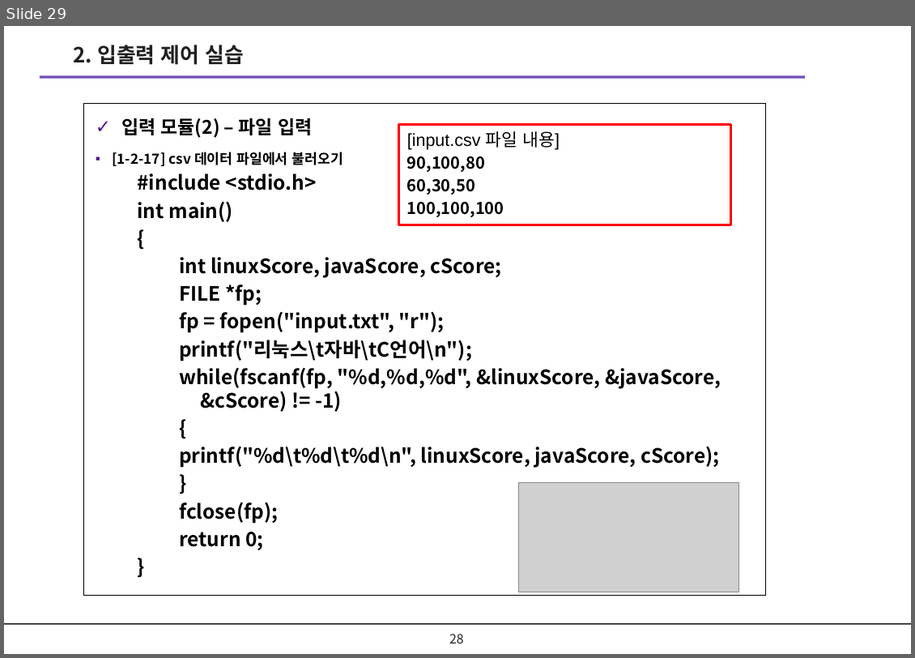
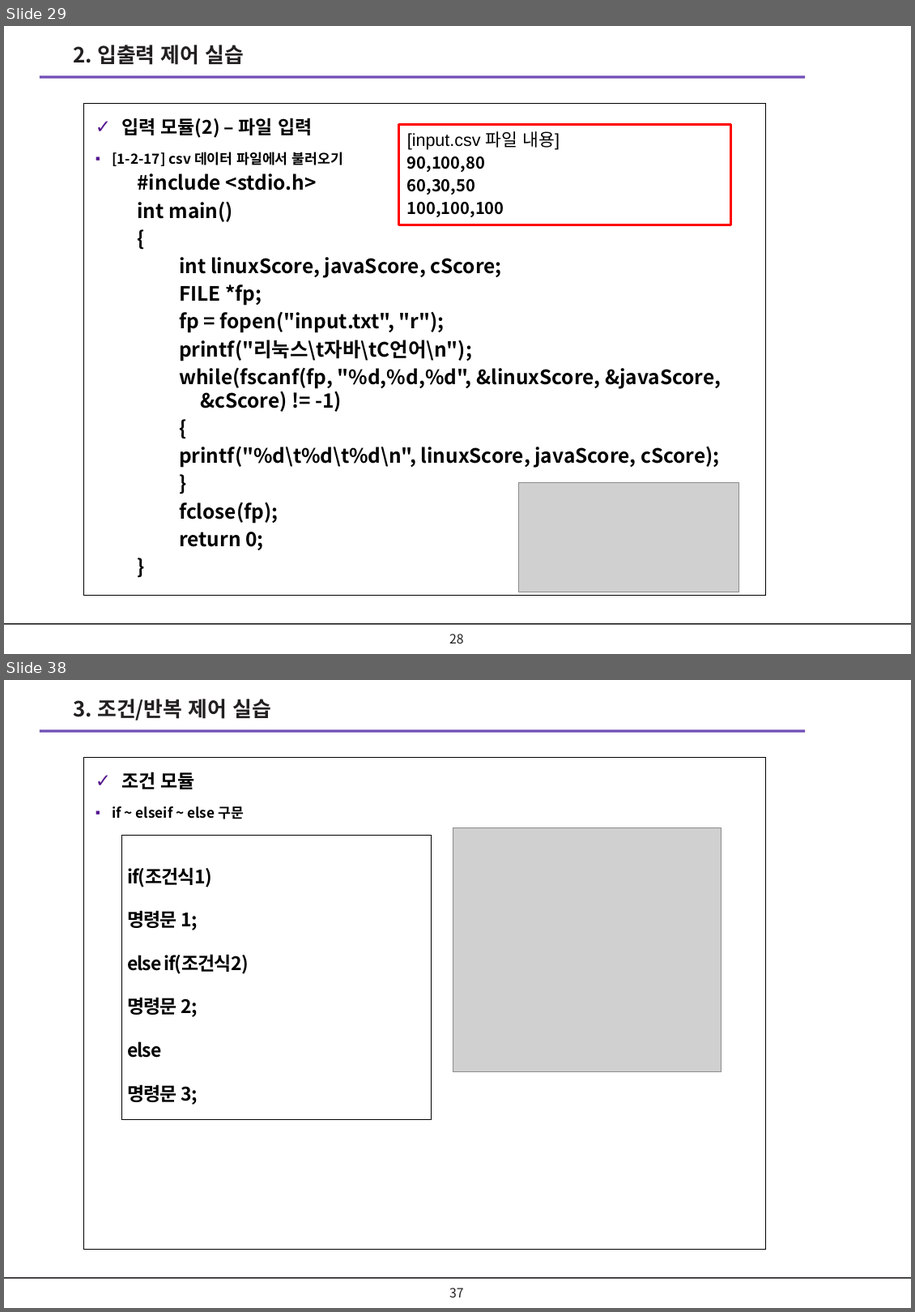
Before and after one commit to kimyudoo/KOPO_PBL_CODING, a slide deck: ppt/문제해결을위한_소프트웨어코딩_PBL_1_기본.pptx. Shown one above the other, each under a label of ours: slide 29 before the commit, slides 29 and 38 after it; the slides between them are not shown. The pictures are 915x658 and 915x1312 pixels, drawn with LibreOffice and Linux fonts; fonts in the diff are those of the drawing; grey boxes stand for pictures; background and template pictures are left out. Boxes give left, top, right and bottom in pixels: in the first picture for what was removed or moved away, otherwise in the second. Text is boxed around its words. In the diff, an @@ line names an element or a change of style, - is before the commit and + after.

```diff
--- a/ppt/문제해결을위한_소프트웨어코딩_PBL_1_기본.pptx
+++ b/ppt/문제해결을위한_소프트웨어코딩_PBL_1_기본.pptx
@@ slide 38 added at (4,680,911,1308), background #FFFFFF; not listed: 2 template elements that a slide beside it also shows @@
@@ text added at (74,699,271,720), 18 pt, text #221F1F, bold @@
+3. 조건/반복 제어 실습
@@ rectangle added at (83,757,766,1249), outline #000000 0.75 pt, 12 pt, text #000000, bold @@
+✓ 조건 모듈
+▪ if ~ elseif ~ else 구문
@@ table added at (121,835,431,1120), 1 rows, 1 columns @@
+if(조건식1) / 명령문 1; / else if(조건식2) / 명령문 2; / else / 명령문 3;
@@ picture added at (454,827,722,1072) @@
@@ page number added at (450,1288,464,1297), 11 pt, text #221F1F @@
+37
```
Also in this commit, not shown: 1 slide changed, 32 other slides added, 3 other files.
